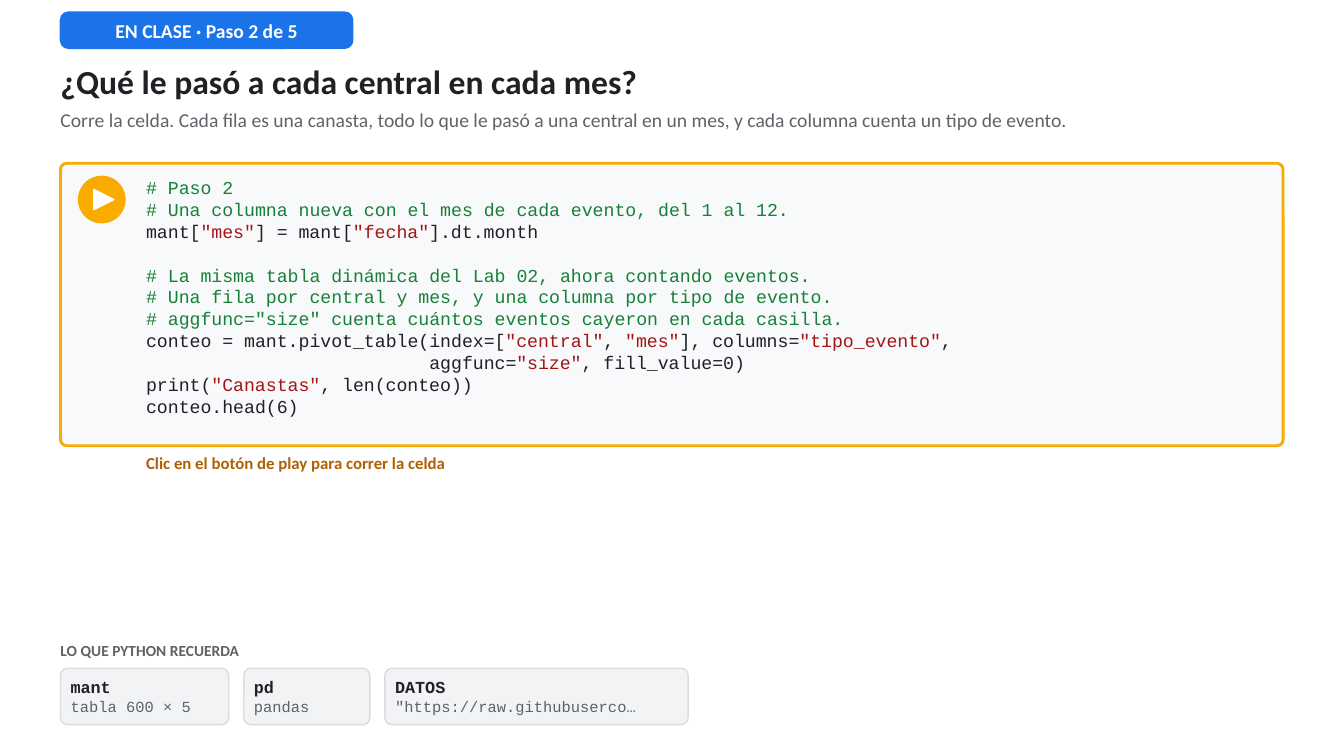
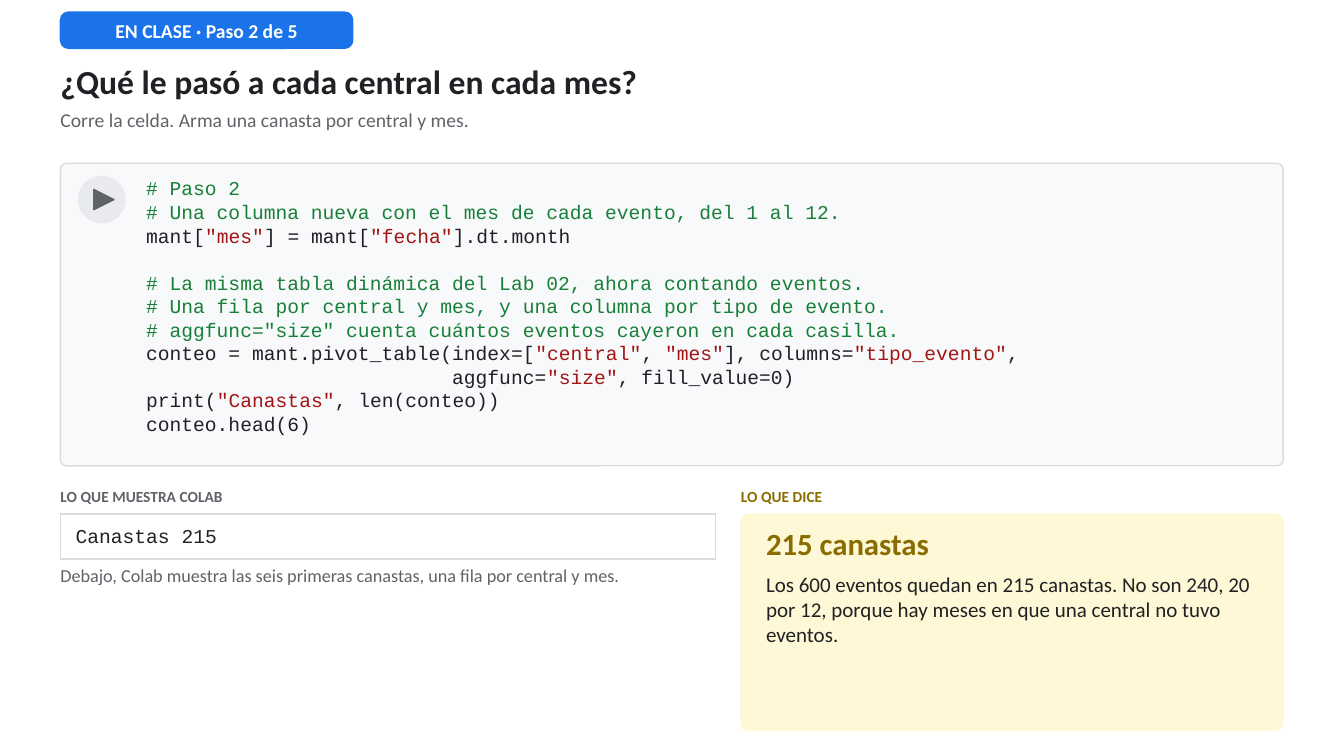
Before and after one commit to RodrigoMSB/curso-python-minergia, a slide deck: slide 10 of presentaciones/Simulador_Lab04_guiado.pptx (slide 9 before the commit). Drawn at 1344x756 pixels with LibreOffice and Linux fonts; fonts in the diff are those of the drawing. Boxes give left, top, right and bottom in pixels: in the first picture for what was removed or moved away, otherwise in the second. Text is boxed around its words. In the diff, an @@ line names an element or a change of style, - is before the commit and + after.

```diff
--- a/presentaciones/Simulador_Lab04_guiado.pptx
+++ b/presentaciones/Simulador_Lab04_guiado.pptx
@@ text at (x1=60, y1=113, x2=469, y2=130): text changed @@
-Corre la celda. Cada fila es una canasta, todo lo que le pasó a una central en un mes, y cada columna cuenta un tipo de evento.
+Corre la celda. Arma una canasta por central y mes.
@@ rounded rectangle resized from (x1=60, y1=163, x2=1284, y2=446) to (x1=60, y1=163, x2=1284, y2=466) @@
@@ rounded rectangle at (x1=60, y1=163, x2=1284, y2=466): outline #F9AB00 2 pt to #DADCE0 1 pt; proportions changed @@
@@ ellipse at (x1=79, y1=176, x2=125, y2=223): fill #F9AB00 to #E8EAED; outline #F9AB00 1 pt to #E8EAED 1 pt @@
@@ text "# Paso 2" at (x1=146, y1=182, x2=1019, y2=435): size 13 to 14 pt @@
@@ triangle at (x1=94, y1=190, x2=114, y2=210): fill #FFFFFF to #5F6368; outline #FFFFFF 1 pt to #5F6368 1 pt @@
@@ text at (x1=60, y1=492, x2=223, y2=504): text changed; size 12 to 11 pt; text colour #B06000 to #5F6368 @@
-Clic en el botón de play para correr la celda
+LO QUE MUESTRA COLAB
@@ text at (x1=741, y1=492, x2=823, y2=504): text changed; text colour #5F6368 to #8A6D00 @@
-LO QUE PYTHON RECUERDA
+LO QUE DICE
@@ rectangle added at (x1=60, y1=514, x2=716, y2=560), fill #FFFFFF, outline #DADCE0 1 pt @@
@@ text added at (x1=76, y1=530, x2=217, y2=543), 14 pt, text #202124 @@
+Canastas 215
@@ rounded rectangle added at (x1=741, y1=514, x2=1284, y2=731), fill #FFF8D6, outline #FFF8D6 1 pt @@
@@ text added at (x1=766, y1=535, x2=1249, y2=642), 15 pt, text #202124 @@
+215 canastas
+Los 600 eventos quedan en 215 canastas. No son 240, 20 por 12, porque hay meses en que una central no tuvo eventos.
@@ text added at (x1=60, y1=569, x2=619, y2=585), 13 pt, text #5F6368 @@
+Debajo, Colab muestra las seis primeras canastas, una fila por central y mes.
@@ rounded rectangle removed at (x1=60, y1=668, x2=229, y2=725) @@
@@ text removed at (x1=71, y1=682, x2=191, y2=712) @@
-mant
-tabla 600 × 5
@@ rounded rectangle removed at (x1=244, y1=668, x2=370, y2=725) @@
@@ text removed at (x1=254, y1=681, x2=310, y2=715) @@
-pd
-pandas
@@ rounded rectangle removed at (x1=385, y1=668, x2=689, y2=725) @@
@@ text removed at (x1=395, y1=681, x2=636, y2=715) @@
-DATOS
-"https://raw.githubuserco…
```
Also in this commit, not shown: 29 other slides changed, 14 slides added, 45 slides removed.
